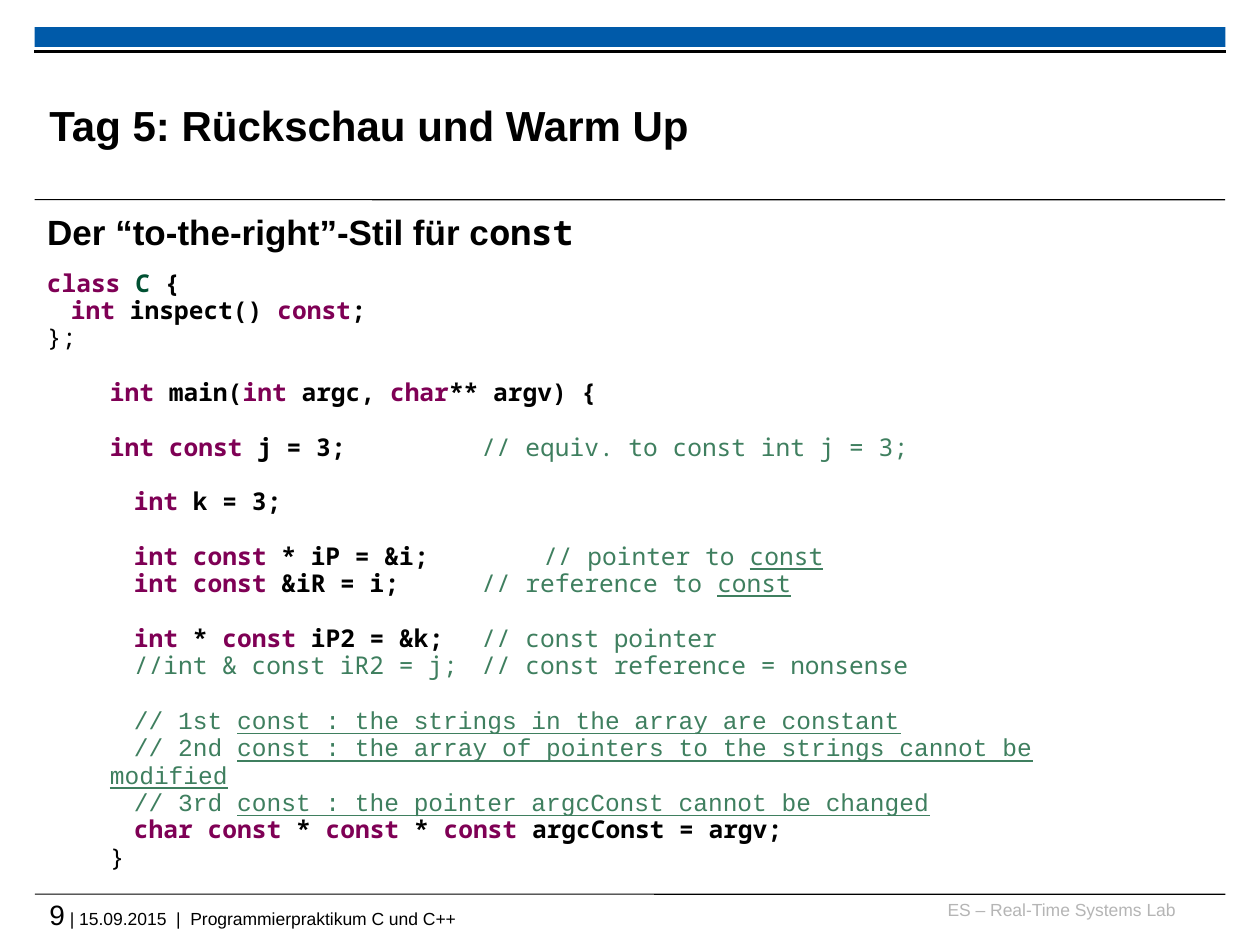
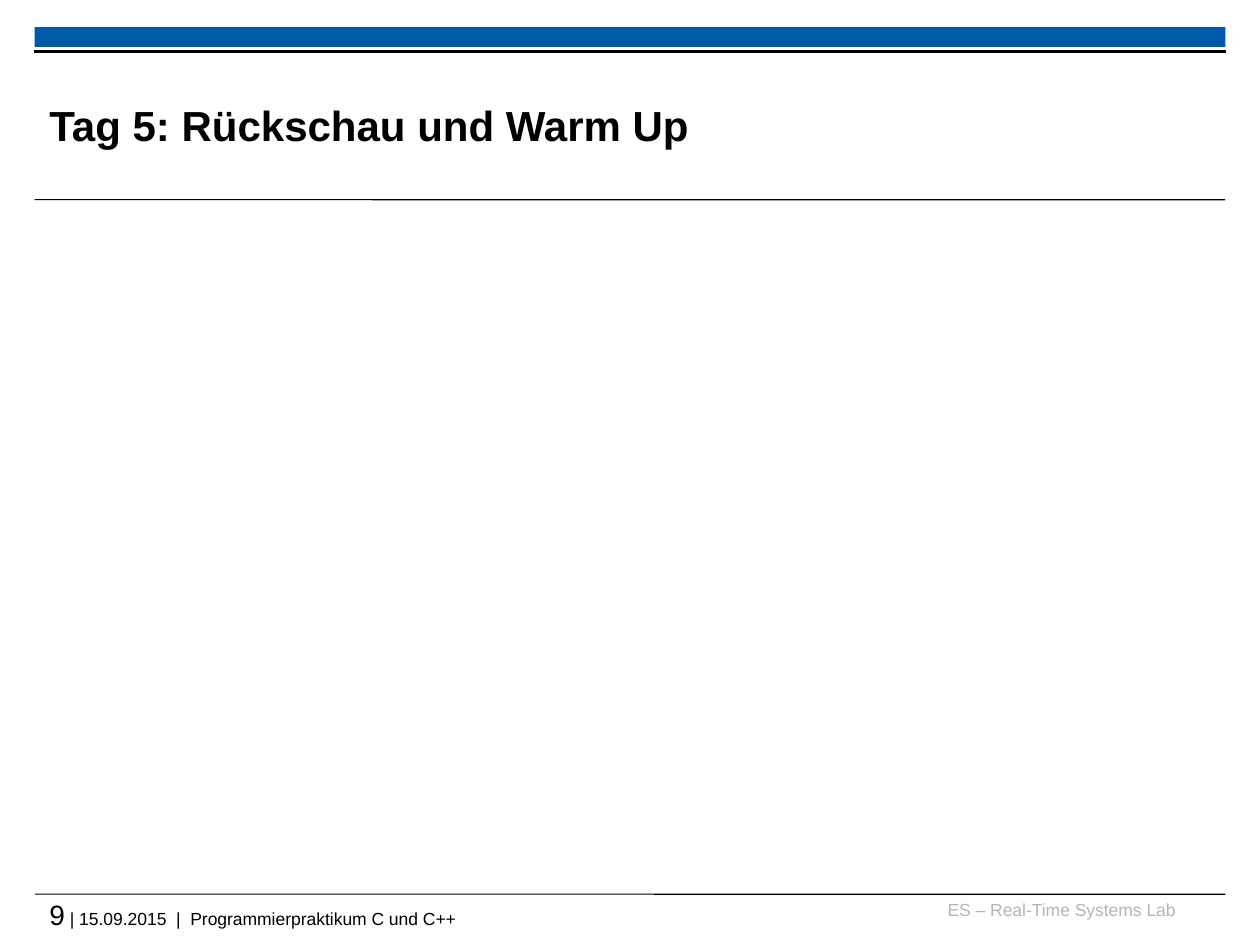
Before and after one commit to h82k/tud-cppp, a slide deck: slide 9 of 2015/week2__recap_and_warmup_slides.pptx. Drawn at 1260x945 pixels with LibreOffice and Linux fonts; fonts in the diff are those of the drawing; background and template pictures are left out. Boxes give left, top, right and bottom in pixels: in the first picture for what was removed or moved away, otherwise in the second. Text is boxed around its words. In the diff, an @@ line names an element or a change of style, - is before the commit and + after.

```diff
--- a/2015/week2__recap_and_warmup_slides.pptx
+++ b/2015/week2__recap_and_warmup_slides.pptx
@@ text removed at [47,219,573,252] @@
-Der “to-the-right”-Stil für const
@@ text removed at [47,273,1031,844] @@
-class C {
-int inspect() const;
-};
-int main(int argc, char** argv) {
-int const j = 3; // equiv. to const int j = 3;
-int k = 3;
-int const * iP = &i; // pointer to const
-int const &iR = i; // reference to const
-int * const iP2 = &k; // const pointer
-//int & const iR2 = j; // const reference = nonsense
-// 1st const : the strings in the array are constant
-// 2nd const : the array of pointers to the strings cannot be modified
-// 3rd const : the pointer argcConst cannot be changed
-char const * const * const argcConst = argv;
-}
```
Also in this commit, not shown: 4 other slides changed.
